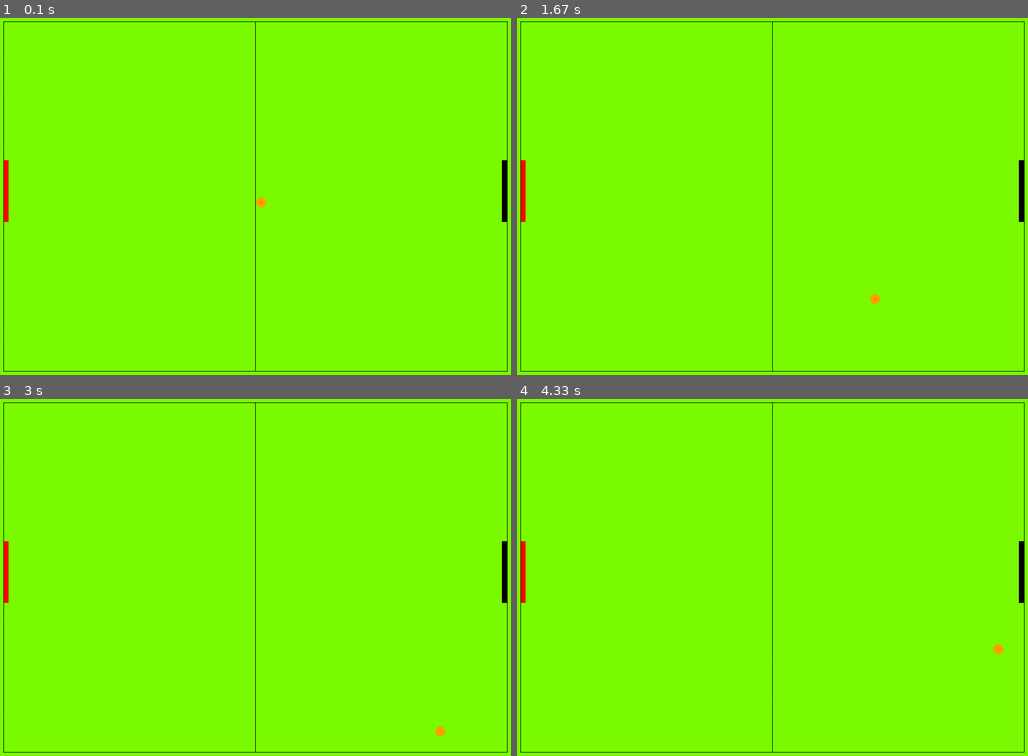
Above: before the commit, frames 1-4 (two rows, left to right).
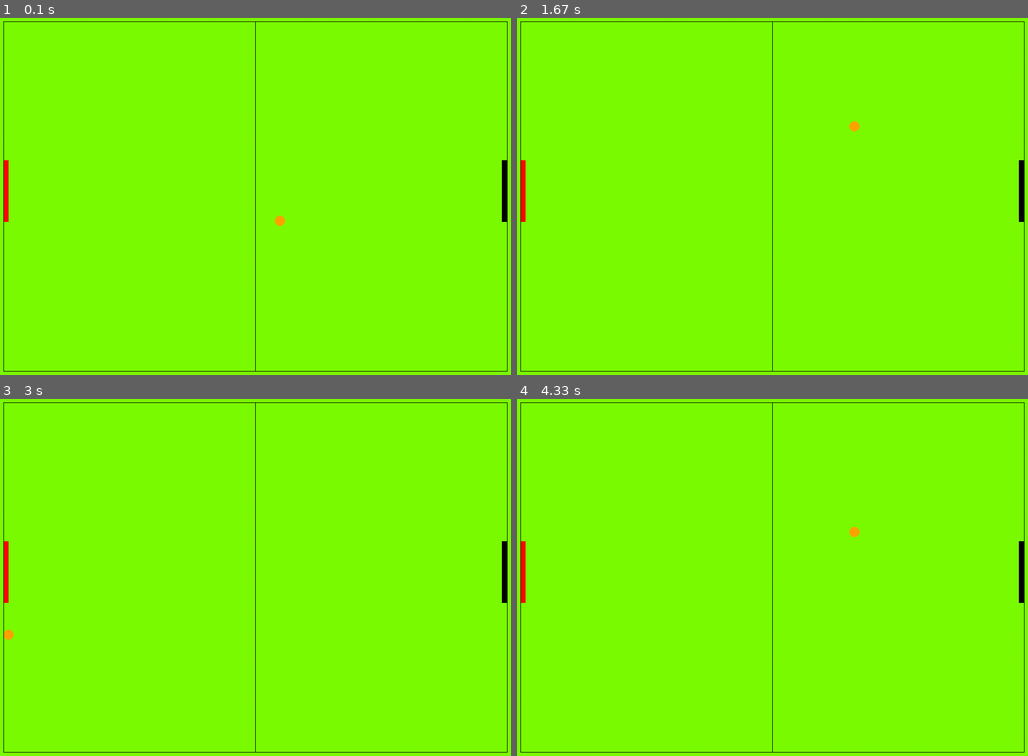
Above: after the commit, the same moments.

Repository: JAYAKANTHARUN/ping_pong_pygame
Game: pygame game, started from main.py
The game is run twice, just before and just after one commit, with the same random seed, the same clock (stepped at 60 frames per second) and the same inputs.
Inputs:
- Up to frame 1 (0.1 s): no input
- Up to frame 2 (1.67 s): no input
- Up to frame 3 (3 s): no input
- Up to frame 4 (4.33 s): no input

The runs differ from the first frame. In frame 1, 0.1% of the frame differs, in the area x 50-56%, y 50-59%; in frame 2, less than 0.1%; in frame 3, less than 0.1%; in frame 4, less than 0.1%.

Commit message:
Update main.py

Diff:
--- a/main.py
+++ b/main.py
@@ -1,5 +1,22 @@
 #import pygame library
 import pygame,sys
+
+def ballanimation():
+    global ballspeedx,ballspeedy
+      #speed
+    ball.x+=ballspeedx
+    ball.y+=ballspeedy
+
+    #bounce
+    if ball.top<=10 or ball.bottom>=screenheight-10:
+        ballspeedy*=-1
+    if ball.left<=10 or ball.right>=screenwidth-10:
+        ballspeedx*=-1
+
+    #collide
+    if ball.colliderect(player1) or ball.colliderect(player2):
+        ballspeedx*=-1
+
 
 pygame.init()
 
@@ -30,8 +47,9 @@
 player2=pygame.Rect(screenwidth - 20, screenheight / 2 - 70, 10,120)
 
 #speed
-ballspeedx=1
-ballspeedy=1
+ballspeedx=4
+ballspeedy=4
+
 
 #run the window
 while True:
@@ -40,20 +58,8 @@
             pygame.quit()
             sys.quit()
 
-    #speed
-    ball.x+=ballspeedx
-    ball.y+=ballspeedy
 
-    #bounce
-    if ball.top<=10 or ball.bottom>=screenheight-10:
-        ballspeedy*=-1
-    if ball.left<=10 or ball.right>=screenwidth-10:
-        ballspeedx*=-1
-
-    #collide
-    if ball.colliderect(player1) or ball.colliderect(player2):
-        ballspeedx*=-1
-
+    ballanimation()
     #drawing objects and Lines
     screen.fill(bgcolor)
     pygame.draw.rect(screen,player1color,player1)
